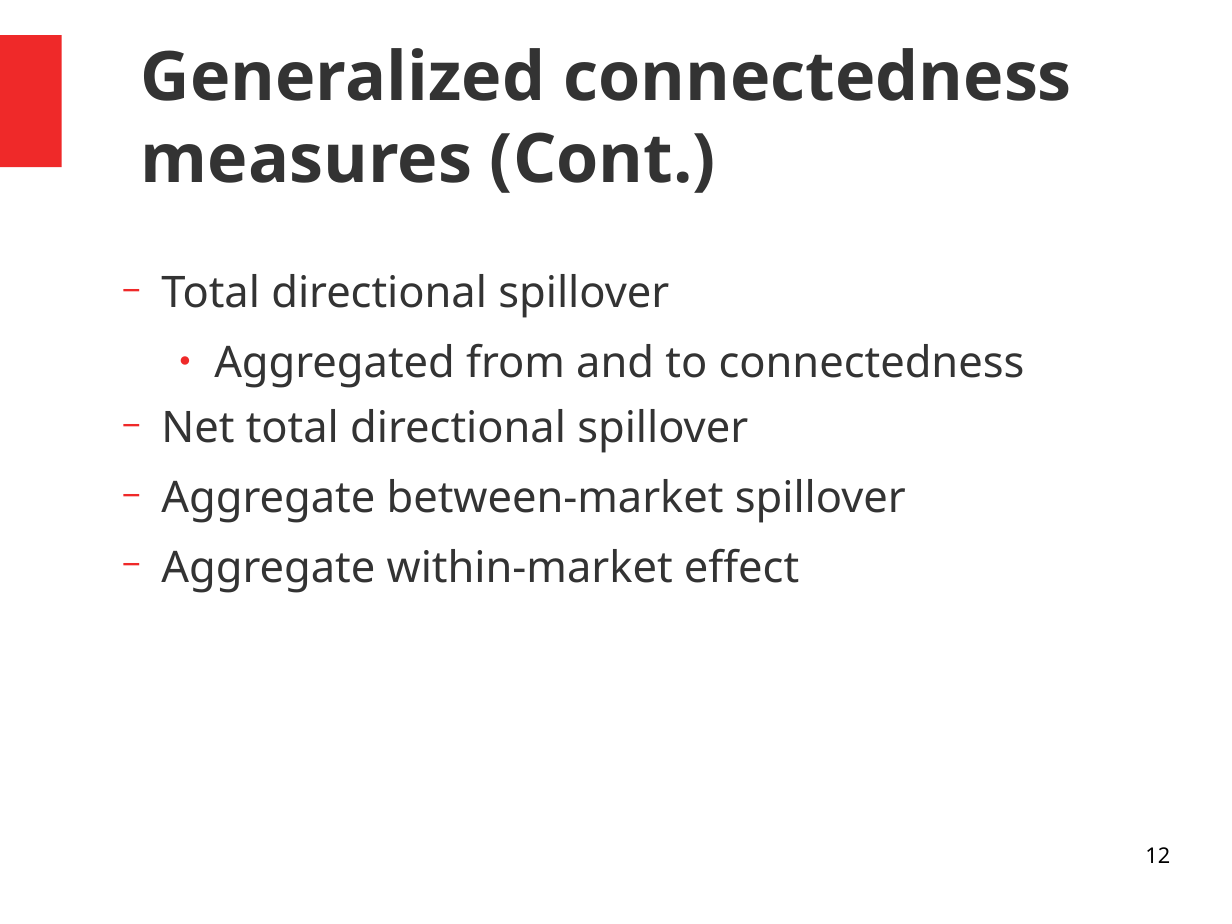
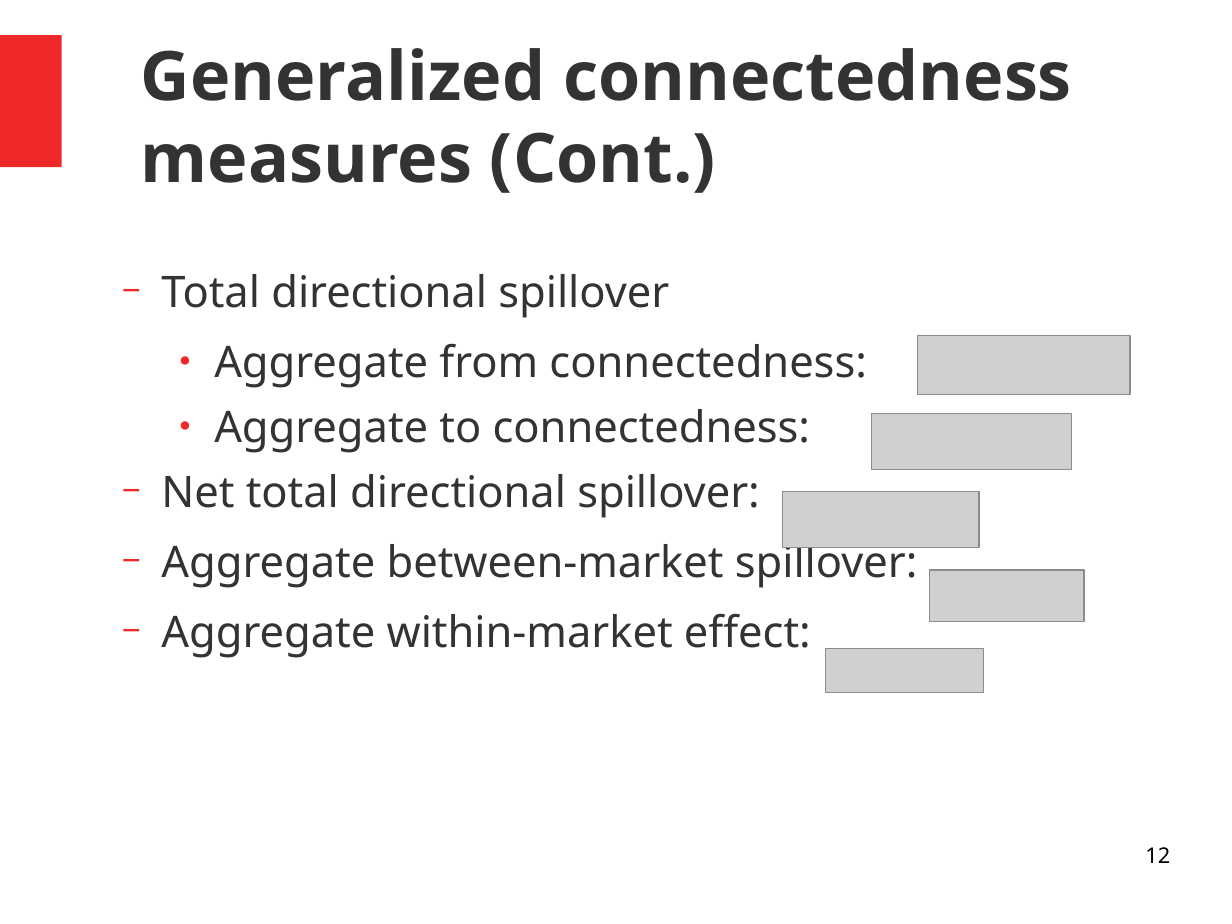
Before and after one commit to alexaoh/finance, a slide deck: slide 12 of NotesFromArticle.odp. Drawn at 1232x924 pixels with LibreOffice and Linux fonts; fonts in the diff are those of the drawing; grey boxes stand for pictures. Boxes give left, top, right and bottom in pixels: in the first picture for what was removed or moved away, otherwise in the second. Text is boxed around its words. In the diff, an @@ line names an element or a change of style, - is before the commit and + after.

```diff
--- a/NotesFromArticle.odp
+++ b/NotesFromArticle.odp
@@ text at (x1=161, y1=343, x2=918, y2=658): text changed @@
-    ● Aggregated from and to connectedness
-  − Net total directional spillover
-  − Aggregate between-market spillover
-  − Aggregate within-market effect
+    ● Aggregate from connectedness:
+    ● Aggregate to connectedness:
+  − Net total directional spillover:
+  − Aggregate between-market spillover:
+  − Aggregate within-market effect:
@@ picture added at (x1=918, y1=335, x2=1130, y2=395) @@
@@ picture added at (x1=872, y1=414, x2=1072, y2=470) @@
@@ picture added at (x1=783, y1=492, x2=979, y2=548) @@
@@ picture added at (x1=930, y1=570, x2=1084, y2=622) @@
@@ picture added at (x1=826, y1=648, x2=984, y2=693) @@
```
Also in this commit, not shown: 4 other slides changed, 1 slide added, 7 slides removed, 1 other file.
